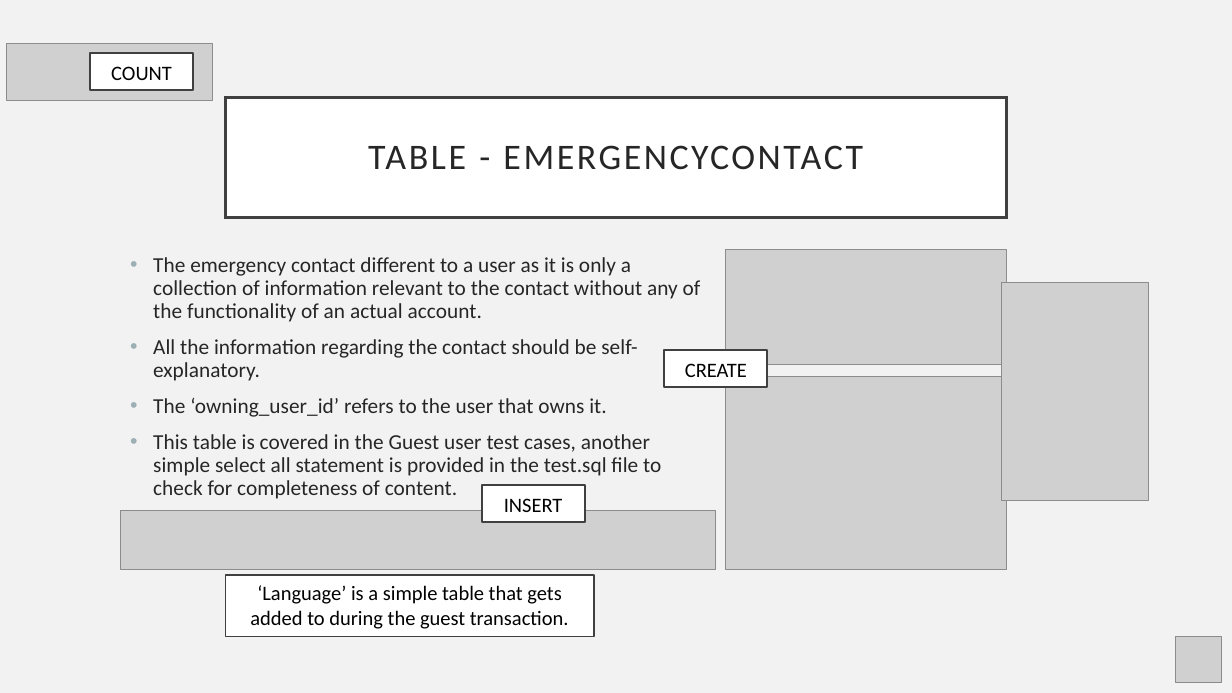
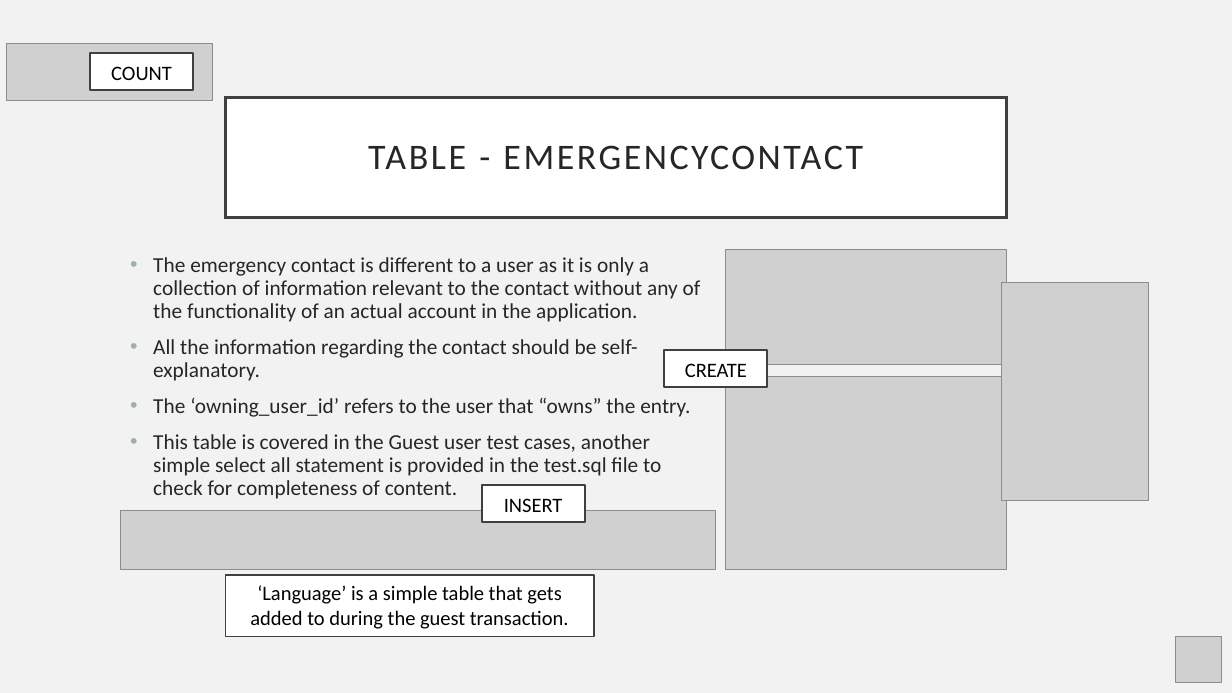
Before and after one commit to LeftEmpty/AirBnB_DBMS_Imitation, a slide deck: slide 17 of phase_2/phase_2_db_presentation.pptx. Drawn at 1232x693 pixels with LibreOffice and Linux fonts; fonts in the diff are those of the drawing; grey boxes stand for pictures. Boxes give left, top, right and bottom in pixels: in the first picture for what was removed or moved away, otherwise in the second. Text is boxed around its words. In the diff, an @@ line names an element or a change of style, - is before the commit and + after.

```diff
--- a/phase_2/phase_2_db_presentation.pptx
+++ b/phase_2/phase_2_db_presentation.pptx
@@ text at (153,257,701,322): text changed @@
-• The emergency contact different to a user as it is only a collection of information relevant to the contact without any of the functionality of an actual account.
+• The emergency contact is different to a user as it is only a collection of information relevant to the contact without any of the functionality of an actual account in the application.
@@ text at (153,398,690,417): text changed @@
-• The ‘owning_user_id’ refers to the user that owns it.
+• The ‘owning_user_id’ refers to the user that “owns” the entry.
```
Also in this commit, not shown: 23 other slides changed, 11 other files.
